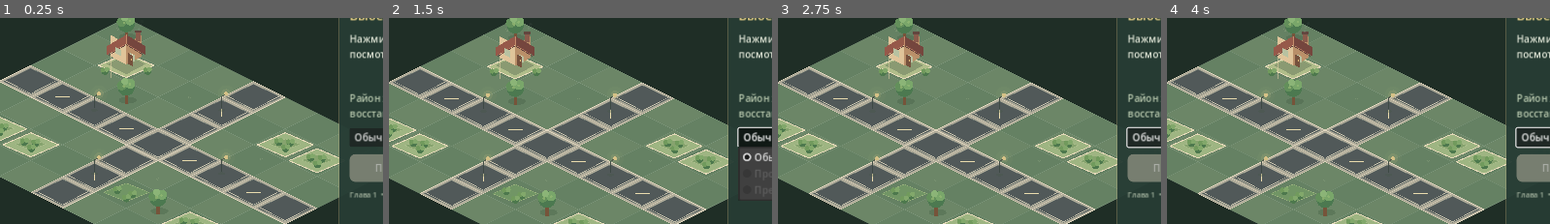
Above: before the commit, frames 1-4 (left to right).
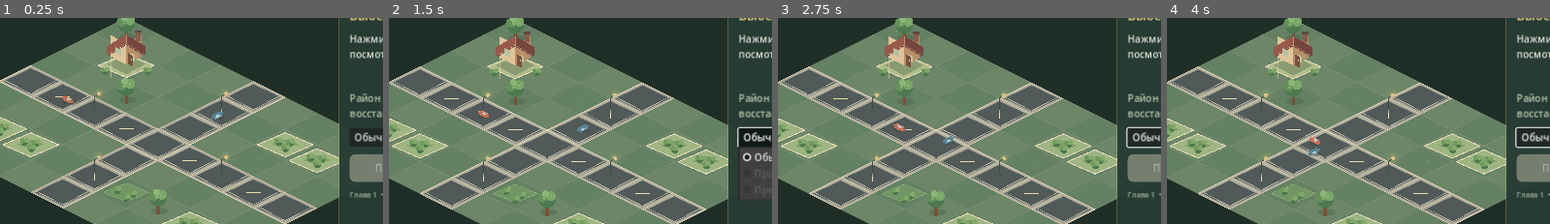
Above: after the commit, the same moments.

Repository: wellbi-creator/rayon-za-rubl
Game: Godot game, scene res://scenes/main.tscn
Same seed, same stepped clock (60 frames per second), same inputs: the game is played once before the commit and once after it.
Inputs (mouse positions are % of the whole screen's width and height, from its top left):
- Up to frame 1 (0.25 s): no input
- Up to frame 2 (1.5 s): move the mouse to (72, 46) at 0.52 s; hold D 0.53-1.25 s; click (72, 46) at 0.67 s; click "Обычный дом — 10 минут" at 1.25 s
- Up to frame 3 (2.75 s): drag from (30, 57) to (45, 73) at 2.02 s
- Up to frame 4 (4 s): tap Enter at 2.75 s; move the mouse to (60, 29) at 2.77 s; hold D 2.78-3.5 s; drag from (45, 73) to (20, 36) at 3.52 s
The pictures show only the part of the screen within x 29-79%, y 24-74%; the shares and areas given below are measured in that part.

The runs differ from the first frame. In frame 1, 0.1% of the frame differs, in the area x 16-59%, y 38-50%; in frame 2, 0.1%; in frame 3, 0.1%; in frame 4, 0.1%, in the area x 36-41%, y 57-68%.

Commit message:
M2.34: animate vehicles along district roads

Diff:
--- a/scripts/world/isometric_district_world.gd
+++ b/scripts/world/isometric_district_world.gd
@@ -22,6 +22,8 @@
 var camera: Camera2D
 var resident_groups: Array = []
 var transport_entries: Array[Dictionary] = []
+var _demo_transport_entries: Array[Dictionary] = []
+var _traffic_vehicles: Array[Dictionary] = []
 var road_path_network: RoadPathNetwork
 var baba_home_repaired := false
 var construction_animation_time := 0.0
@@ -50,11 +52,13 @@
 	camera.zoom = Vector2(camera_target_zoom, camera_target_zoom)
 	add_child(camera)
 	camera.make_current()
+	_initialize_demo_traffic()
 	queue_redraw()
 
 func _process(delta: float) -> void:
 	construction_animation_time += delta
 	pedestrian_time += delta
+	_update_demo_traffic(delta)
 	_update_keyboard_camera(delta)
 	_clamp_camera_target()
 	var weight := 1.0 - exp(-camera_smoothing * delta)
@@ -62,6 +66,80 @@
 	var zoom_value := lerpf(camera.zoom.x, camera_target_zoom, weight)
 	camera.zoom = Vector2(zoom_value, zoom_value)
 	queue_redraw()
+
+func _initialize_demo_traffic() -> void:
+	# Temporary showcase traffic uses the existing road graph only. It does not
+	# alter resident schedules, economy, save data, or the road network.
+	var horizontal_route := get_transport_route(Vector2i(0, 3), Vector2i(8, 3))
+	var vertical_route := get_transport_route(Vector2i(4, 0), Vector2i(4, 6))
+	if horizontal_route.size() >= 2:
+		_traffic_vehicles.append({
+			"route": horizontal_route,
+			"route_index": 1,
+			"direction": 1,
+			"segment_progress": 0.0,
+			"speed": 48.0,
+			"color": Color("#c46f55")
+		})
+	if vertical_route.size() >= 2:
+		_traffic_vehicles.append({
+			"route": vertical_route,
+			"route_index": 1,
+			"direction": 1,
+			"segment_progress": 0.0,
+			"speed": 42.0,
+			"color": Color("#5b8497")
+		})
+	_update_demo_traffic(0.0)
+
+func _update_demo_traffic(delta: float) -> void:
+	_demo_transport_entries.clear()
+	for vehicle in _traffic_vehicles:
+		var route: Array = vehicle.get("route", [])
+		if route.size() < 2:
+			continue
+		var route_index := int(vehicle.get("route_index", 0))
+		var direction := int(vehicle.get("direction", 1))
+		var segment_progress := float(vehicle.get("segment_progress", 0.0))
+		var remaining_distance := maxf(0.0, float(vehicle.get("speed", 40.0)) * delta)
+		var safety_steps := 0
+		while remaining_distance > 0.0 and safety_steps < 32:
+			safety_steps += 1
+			var next_index := route_index + direction
+			if next_index < 0 or next_index >= route.size():
+				direction *= -1
+				next_index = route_index + direction
+			var from_point: Vector2 = route[route_index]
+			var to_point: Vector2 = route[next_index]
+			var segment_length := from_point.distance_to(to_point)
+			if segment_length <= 0.001:
+				route_index = next_index
+				segment_progress = 0.0
+				continue
+			var available := segment_length - segment_progress
+			if remaining_distance < available:
+				segment_progress += remaining_distance
+				remaining_distance = 0.0
+			else:
+				remaining_distance -= available
+				route_index = next_index
+				segment_progress = 0.0
+		var target_index := clampi(route_index + direction, 0, route.size() - 1)
+		var segment_start: Vector2 = route[route_index]
+		var segment_end: Vector2 = route[target_index]
+		var segment_length := segment_start.distance_to(segment_end)
+		var ratio := 0.0 if segment_length <= 0.001 else clampf(segment_progress / segment_length, 0.0, 1.0)
+		var vehicle_position := segment_start.lerp(segment_end, ratio)
+		var facing := (segment_end - segment_start).angle()
+		vehicle["route_index"] = route_index
+		vehicle["direction"] = direction
+		vehicle["segment_progress"] = segment_progress
+		_demo_transport_entries.append({
+			"position": vehicle_position,
+			"depth": vehicle_position.y + 5.0,
+			"rotation": facing,
+			"color": vehicle.get("color", Color("#587b8a"))
+		})
 
 func _draw() -> void:
 	_draw_ground()
@@ -80,7 +158,7 @@
 	for plot_id in PLOT_CELLS.size():
 		var plot_pos: Vector2 = Grid.grid_to_world(PLOT_CELLS[plot_id], TILE)
 		entries.append({"kind": "plot", "plot_id": plot_id, "position": plot_pos, "depth": plot_pos.y})
-	for transport in transport_entries:
+	for transport in transport_entries + _demo_transport_entries:
 		if not transport is Dictionary:
 			continue
 		var transport_position: Vector2 = transport.get("position", Vector2.ZERO)
